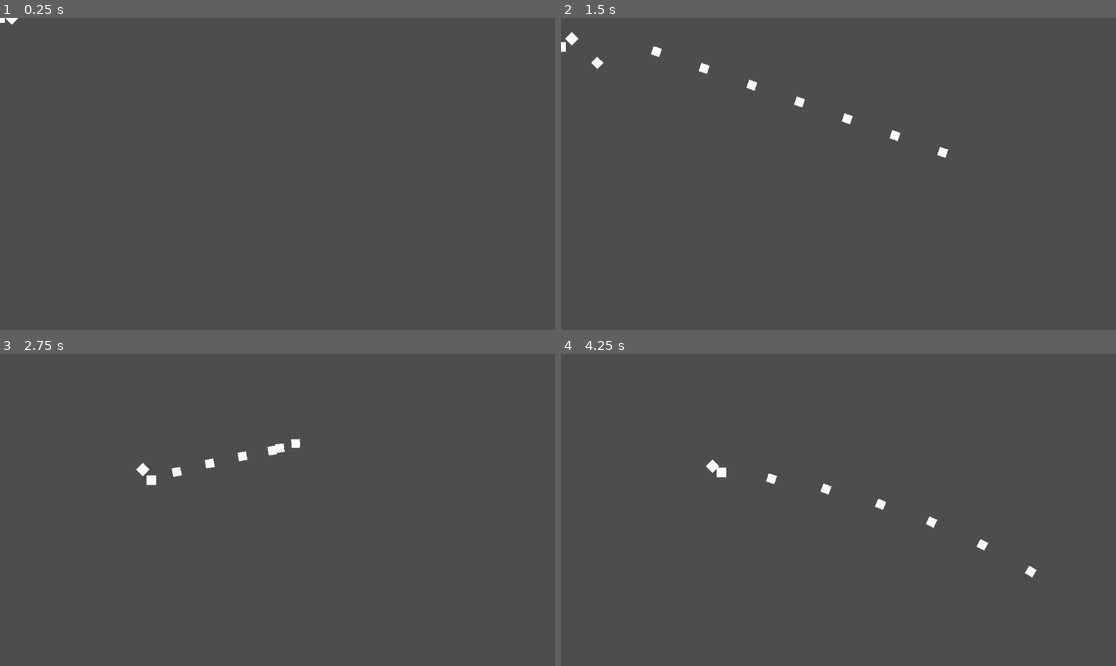
Above: before the commit, frames 1-4 (two rows, left to right).
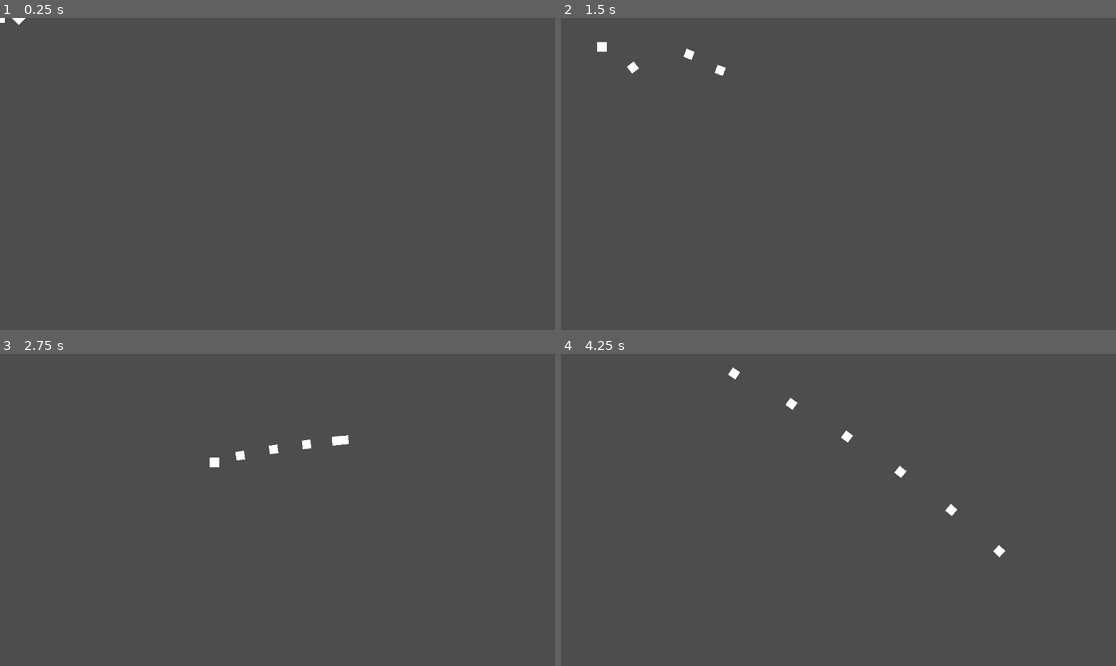
Above: after the commit, the same moments.

Repository: Neadyr/godot_sandbox
Game: Godot game, scene res://Clo.tscn
The game is run twice, just before and just after one commit, with the same random seed, the same clock (stepped at 60 frames per second) and the same inputs.
Inputs (mouse positions are in pixels of both pictures, inside the frame that each line leads up to):
- Up to frame 1 (0.25 s): no input
- Up to frame 2 (1.5 s): tap Enter at 0.5 s; move the mouse to (960, 158) at 0.52 s; press the mouse at (960, 158) at 0.53 s; hold Right (ui_right) 0.53-1.28 s; tap Space (dash) at 0.6 s; move the mouse to (727, 189) at 1.27 s; release the mouse at (727, 189) at 1.28 s; hold Down (ui_down) from 1.28 s (still down); click (727, 189) at 1.35 s
- Up to frame 3 (2.75 s): tap Space (dash) at 1.55, 2.1 s; move the mouse to (333, 441) at 2.02 s; release Down (ui_down) at 2.03 s; press the mouse at (333, 441) at 2.03 s; hold Right (ui_right) from 2.03 s (still down)
- Up to frame 4 (4.25 s): move the mouse to (810, 572) at 2.77 s; release Right (ui_right) at 2.78 s; release the mouse at (810, 572) at 2.78 s; hold Up (ui_up) 2.78-3.53 s; tap Shift (sprint) at 2.85 s; tap Space (dash) at 3.05 s; move the mouse to (1005, 556) at 3.52 s; press the mouse at (1005, 556) at 3.53 s; hold Left (ui_left) from 3.53 s (still down)

The runs differ from the first frame. In frame 1, less than 0.1% of the frame differs, in the area x 0-5%, y 0-3%; in frame 2, 0.7%; in frame 3, 0.5%; in frame 4, 0.7%, in the area x 26-86%, y 4-72%.

Commit message:
feat - added projectile and enemy kill

Diff:
--- a/Clo.tscn
+++ b/Clo.tscn
@@ -1,28 +1,13 @@
-[gd_scene load_steps=6 format=3 uid="uid://cfi7gsn5l3ssw"]
+[gd_scene load_steps=4 format=3 uid="uid://cfi7gsn5l3ssw"]
 
 [ext_resource type="Script" uid="uid://bl5k3hnwpyyhe" path="res://Exercices.gd" id="1_pyfwl"]
 [ext_resource type="PackedScene" uid="uid://ct83wixtolbo8" path="res://player.tscn" id="2_pyfwl"]
-[ext_resource type="Script" uid="uid://clgahoyi587wn" path="res://enemy.gd" id="4_erpki"]
-
-[sub_resource type="RectangleShape2D" id="RectangleShape2D_d5x1h"]
-
-[sub_resource type="CanvasTexture" id="CanvasTexture_8mm7a"]
+[ext_resource type="PackedScene" uid="uid://cac2ueqqii4wn" path="res://enemy.tscn" id="3_pyfwl"]
 
 [node name="Main" type="Node2D"]
 script = ExtResource("1_pyfwl")
 
 [node name="Player" parent="." instance=ExtResource("2_pyfwl")]
 
-[node name="Enemy" type="CharacterBody2D" parent="."]
+[node name="Enemy" parent="." instance=ExtResource("3_pyfwl")]
 position = Vector2(39, 0)
-script = ExtResource("4_erpki")
-
-[node name="CollisionShape2D" type="CollisionShape2D" parent="Enemy"]
-rotation = 0.786822
-shape = SubResource("RectangleShape2D_d5x1h")
-
-[node name="Sprite2D" type="Sprite2D" parent="Enemy"]
-position = Vector2(0, 5.96046e-07)
-rotation = 0.785397
-scale = Vector2(20, 20)
-texture = SubResource("CanvasTexture_8mm7a")
--- a/Exercices.gd
+++ b/Exercices.gd
@@ -1,3 +1 @@
 extends Node2D
-
-@export var enemy_scene: PackedScene
--- a/bullet.gd
+++ b/bullet.gd
@@ -1,8 +1,14 @@
 extends Area2D
 var velocity = Vector2.ZERO
 var speed = 30
+
 func _ready():
-	print("Nouvelle balle avec vitesse :", velocity)
-
+	self.body_entered.connect(_on_body_entered)
 func _physics_process(delta):
 	position += velocity * delta * speed
+
+func _on_body_entered(body):
+	print("bullet collided with :" , body)
+	if body.is_in_group("Enemy"):
+		body.got_hit(20)
+		queue_free()
--- a/bullet.tscn
+++ b/bullet.tscn
@@ -6,7 +6,7 @@
 
 [sub_resource type="CanvasTexture" id="CanvasTexture_gyfs4"]
 
-[node name="Bullet" type="Area2D"]
+[node name="Bullet" type="Area2D" groups=["Projectile"]]
 script = ExtResource("1_v7oki")
 
 [node name="CollisionShape2D" type="CollisionShape2D" parent="."]
--- a/enemy.gd
+++ b/enemy.gd
@@ -1,9 +1,21 @@
 extends CharacterBody2D
-var speed = 150
+var speed = 0
+var life = 100
+
 func _physics_process(delta):
+	var collision = move_and_collide(velocity * delta)
+	if collision:
+		var obj = collision.get_collider()
+		print("Collided with :", obj.is_in_group("Player"))
 	var player = get_node('../Player')
 	var direction = Vector2(player.position - self.position).normalized() * delta
-	print(player.position)
 
 	velocity = direction.normalized() * speed
-	move_and_slide()
+	move_and_collide(velocity)
+
+func got_hit(amount: int) -> void:
+	life -= amount
+	if (life <= 0):
+		print('dead')
+		queue_free()
+	print("aie...")
--- /dev/null
+++ b/enemy.tscn
@@ -0,0 +1,20 @@
+[gd_scene load_steps=4 format=3 uid="uid://cac2ueqqii4wn"]
+
+[ext_resource type="Script" uid="uid://clgahoyi587wn" path="res://enemy.gd" id="1_7k104"]
+
+[sub_resource type="RectangleShape2D" id="RectangleShape2D_d5x1h"]
+
+[sub_resource type="CanvasTexture" id="CanvasTexture_8mm7a"]
+
+[node name="Enemy" type="CharacterBody2D" groups=["Enemy"]]
+script = ExtResource("1_7k104")
+
+[node name="CollisionShape2D" type="CollisionShape2D" parent="."]
+rotation = 0.786822
+shape = SubResource("RectangleShape2D_d5x1h")
+
+[node name="Sprite2D" type="Sprite2D" parent="."]
+position = Vector2(0, 5.96046e-07)
+rotation = 0.785397
+scale = Vector2(20, 20)
+texture = SubResource("CanvasTexture_8mm7a")
--- a/player.tscn
+++ b/player.tscn
@@ -7,7 +7,7 @@
 
 [sub_resource type="CanvasTexture" id="CanvasTexture_2c62f"]
 
-[node name="Player" type="CharacterBody2D"]
+[node name="Player" type="CharacterBody2D" groups=["Player"]]
 script = ExtResource("1_onrkg")
 bullet_scene = ExtResource("2_i3pqv")
 
--- a/player_handler.gd
+++ b/player_handler.gd
@@ -17,11 +17,8 @@
 		bullet_timer -= delta
 	if (Input.is_action_pressed("tir")):
 		if (bullet_timer < 0):
-			print("instantiating...")
 			var bullet = bullet_scene.instantiate()
 			bullet.global_position = self.global_position
-			print("bullet position", position)
-			print("player position",self.global_position)
 			bullet.velocity = (get_viewport().get_mouse_position() - self.global_position).normalized() * bullet.speed
 			bullet.rotation = bullet.velocity.angle()
 			get_parent().add_child(bullet)
@@ -55,7 +52,6 @@
 			current_stamina += delta * 10
 	if (dash_current_timer <= 0):
 		if (Input.is_action_just_pressed("dash")):
-			print("dash")
 			is_dashing = true
 			dash_velocity = direction.normalized() * dash_strength
 			dash_current_timer = dash_cooldown
Not shown: 1 places in MainMenu.tscn that only renumber resources
Not shown: 1 places in UI.tscn that only renumber resources
